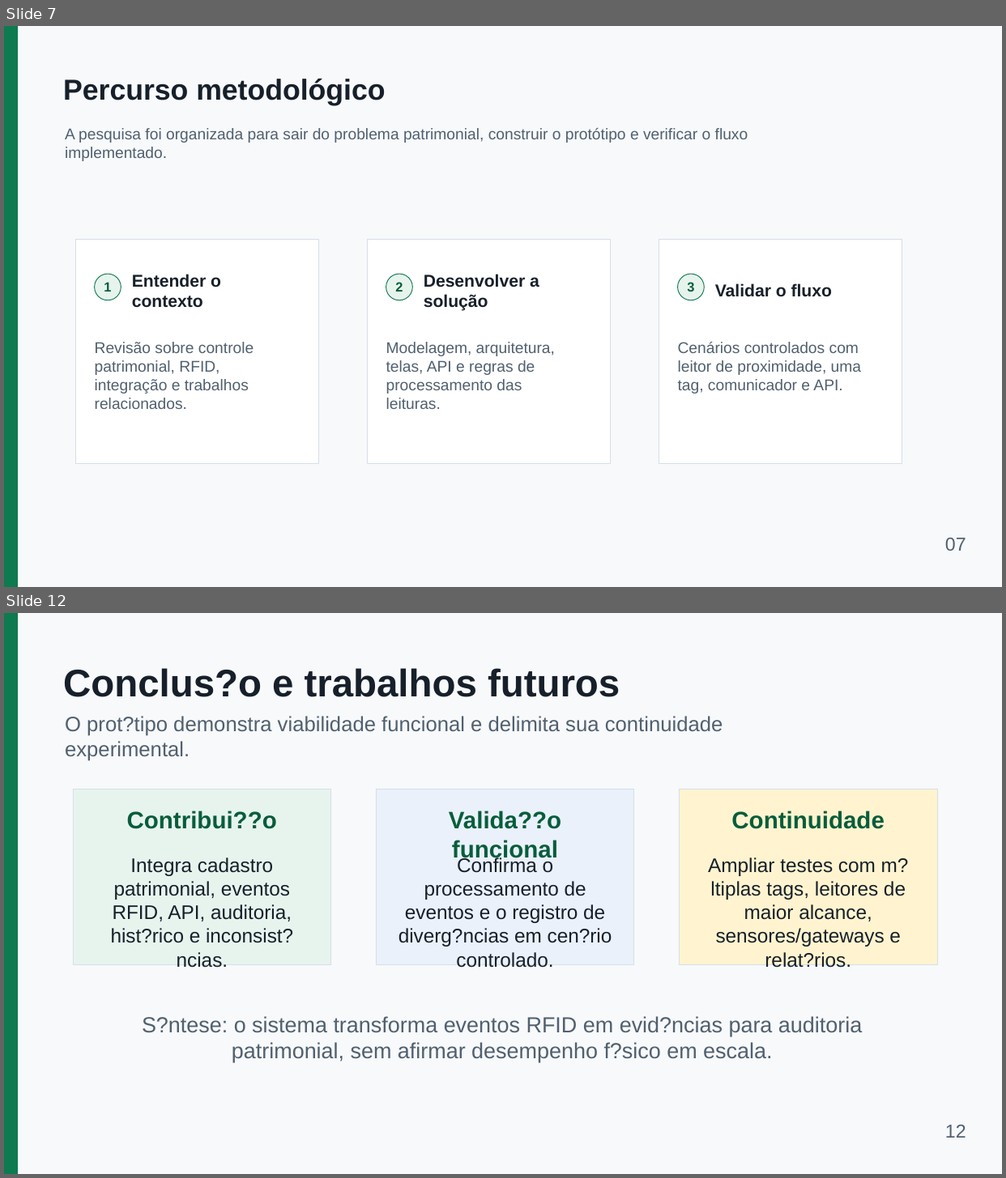
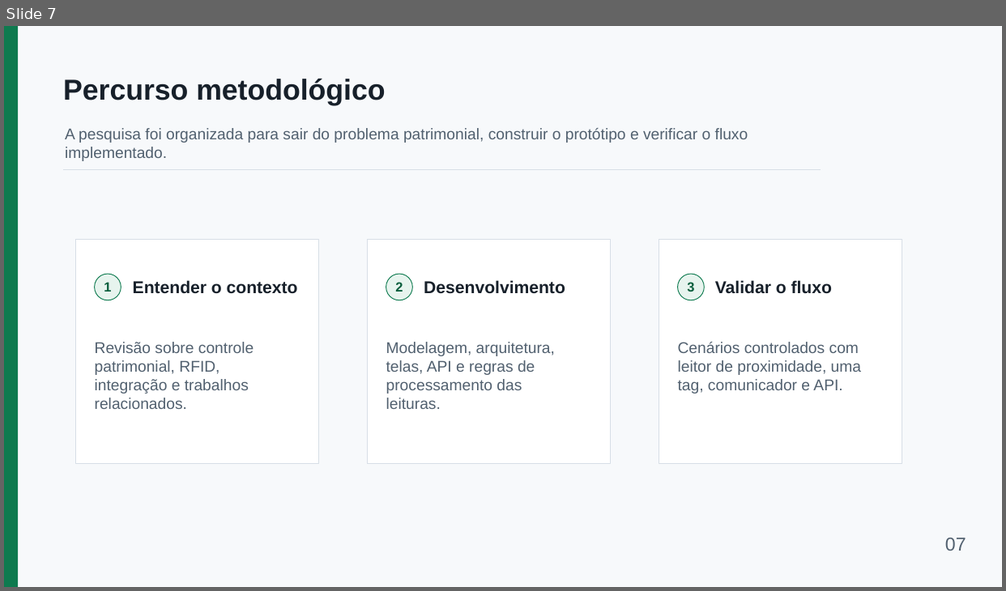
Before and after one commit to EzekLobo/InventoryRFID, a slide deck: docs/tcc/apresentacao-inventoryrfid-15min.pptx. Shown one above the other, each under a label of ours: slides 7 and 12 before the commit, slide 7 after it; the slides between them are not shown. The pictures are 1006x1178 and 1006x591 pixels, drawn with LibreOffice and Linux fonts; fonts in the diff are those of the drawing. Boxes give left, top, right and bottom in pixels: in the first picture for what was removed or moved away, otherwise in the second. Text is boxed around its words. In the diff, an @@ line names an element or a change of style, - is before the commit and + after.

Commit message:
docs(slides): add concise presentation script for InventoryRFID

```diff
--- a/docs/tcc/apresentacao-inventoryrfid-15min.pptx
+++ b/docs/tcc/apresentacao-inventoryrfid-15min.pptx
@@ slide 12 removed at (4, 613, 1002, 1174), background #FFFFFF @@
@@ rectangle removed at (4, 613, 1002, 1174) @@
@@ rectangle removed at (4, 613, 19, 1174) @@
@@ text removed at (63, 668, 620, 697) @@
-Conclus?o e trabalhos futuros
@@ text removed at (65, 716, 723, 761) @@
-O prot?tipo demonstra viabilidade funcional e delimita sua continuidade experimental.
@@ rectangle removed at (73, 789, 331, 965) @@
@@ rectangle removed at (376, 789, 634, 965) @@
@@ rectangle removed at (680, 789, 938, 965) @@
@@ text removed at (127, 811, 277, 829) @@
-Contribui??o
@@ text removed at (449, 811, 561, 862) @@
-Valida??o funcional
@@ text removed at (731, 811, 884, 829) @@
-Continuidade
@@ text removed at (111, 858, 293, 943) @@
-Integra cadastro patrimonial, eventos RFID, API, auditoria, hist?rico e inconsist?ncias.
@@ text removed at (398, 856, 612, 947) @@
-Confirma o processamento de eventos e o registro de diverg?ncias em cen?rio controlado.
@@ text removed at (708, 858, 909, 971) @@
-Ampliar testes com m?ltiplas tags, leitores de maior alcance, sensores/gateways e relat?rios.
@@ text removed at (142, 1016, 862, 1063) @@
-S?ntese: o sistema transforma eventos RFID em evid?ncias para auditoria patrimonial, sem afirmar desempenho f?sico em escala.
@@ text removed at (945, 1125, 966, 1138) @@
-12
@@ slide 7 changed as well @@
@@ line added from (63, 169) to (820, 169), #D7DEE6 0.8 pt @@
@@ text "Entender o contexto" rewrapped from (132, 274, 221, 308) to (133, 280, 298, 294) @@
@@ text "Validar o fluxo": place and size @@
-text "Validar o fluxo" at (715, 284, 832, 297)
+text "Validar o fluxo" at (715, 280, 832, 294)
@@ text removed at (424, 274, 539, 311) @@
-Desenvolver a solução
@@ text added at (424, 280, 565, 294), 16.5 pt, text #17202A, bold @@
+Desenvolvimento
```
Also in this commit, not shown: 10 other slides changed, 2 slides added, 2 other slides removed, 2 other files.
